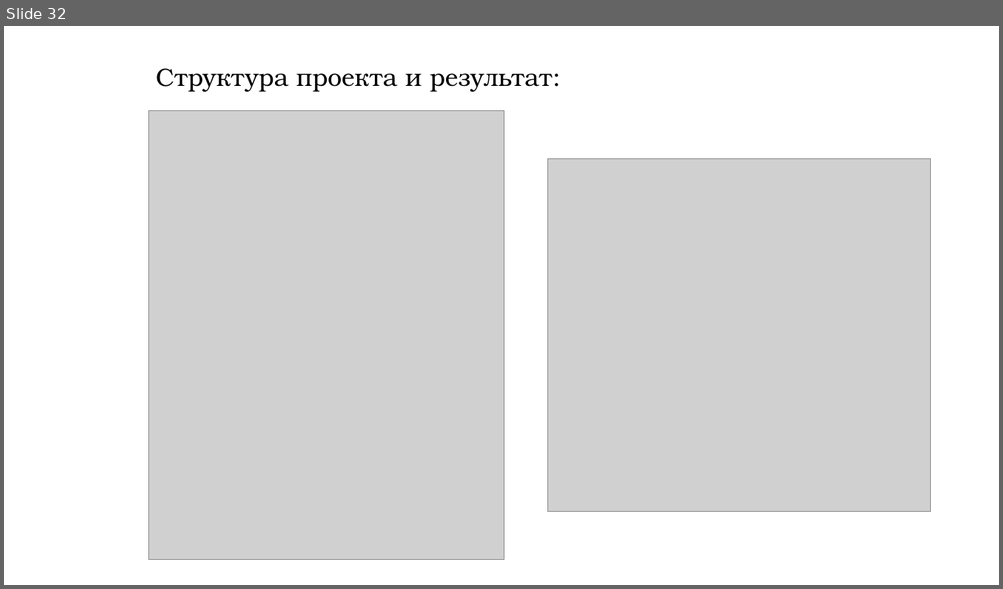
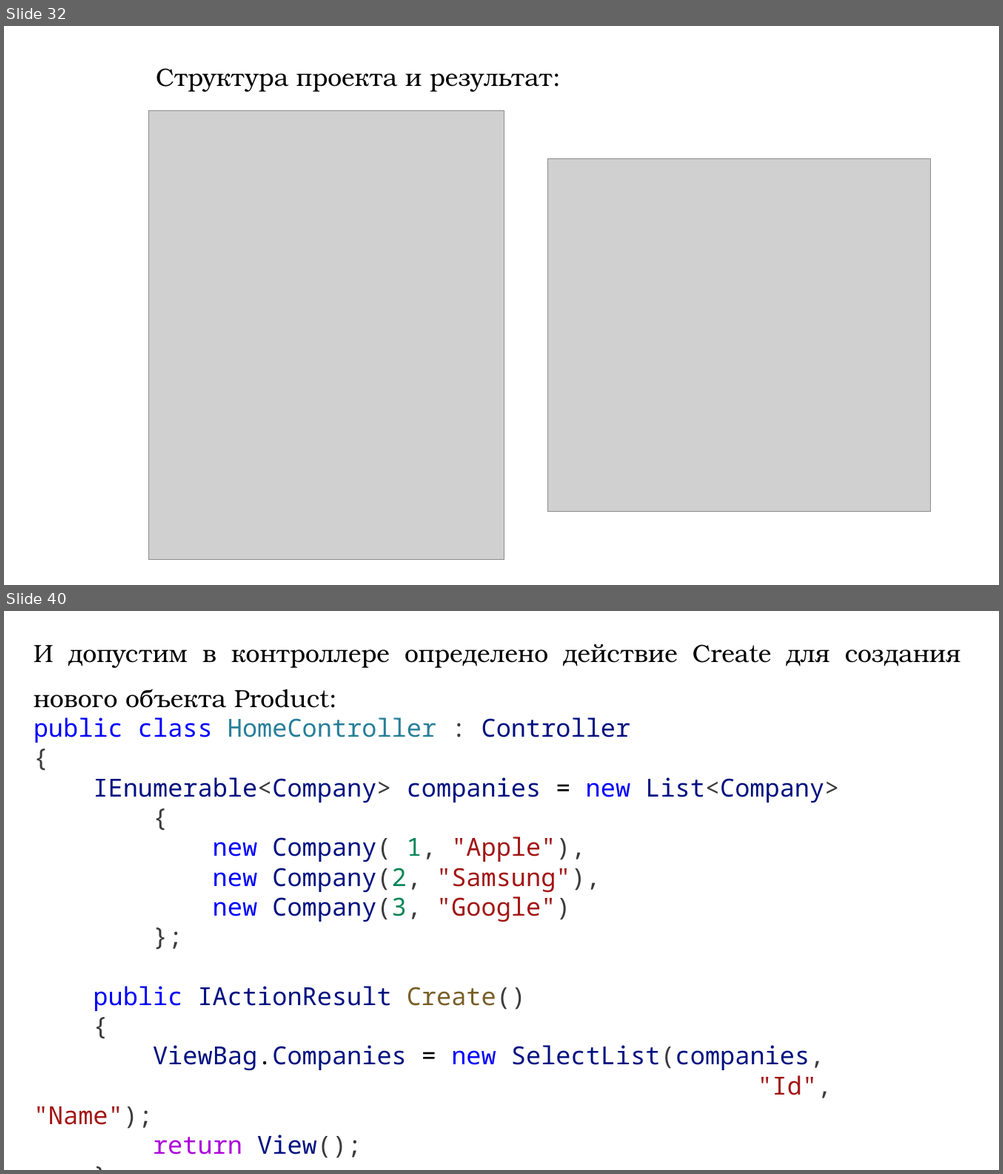
Before and after one commit to DaniilKlyukin/OOP-4, a slide deck: Лекции/ООП 1 лек 4.pptx. Shown one above the other, each under a label of ours: slide 32 before the commit, slides 32 and 40 after it; the slides between them are not shown. The pictures are 1003x589 and 1003x1174 pixels, drawn with LibreOffice and Linux fonts; fonts in the diff are those of the drawing; grey boxes stand for pictures. Boxes give left, top, right and bottom in pixels: in the first picture for what was removed or moved away, otherwise in the second. Text is boxed around its words. In the diff, an @@ line names an element or a change of style, - is before the commit and + after.

```diff
--- a/Лекции/ООП 1 лек 4.pptx
+++ b/Лекции/ООП 1 лек 4.pptx
@@ slide 40 added at (4, 611, 999, 1170), background #FFFFFF @@
@@ text added at (34, 644, 961, 1159), 24 pt, text #001080 @@
+И допустим в контроллере определено действие Create для создания нового объекта Product:
+public class HomeController : Controller
+{
+IEnumerable<Company> companies = new List<Company>
+{
+new Company( 1, "Apple"),
+new Company(2, "Samsung"),
+new Company(3, "Google")
+};
+public IActionResult Create()
+{
+ViewBag.Companies = new SelectList(companies,
+"Id", "Name");
+return View();
+}
```
Also in this commit, not shown: 1 slide changed, 11 other slides added, 3 other files.
